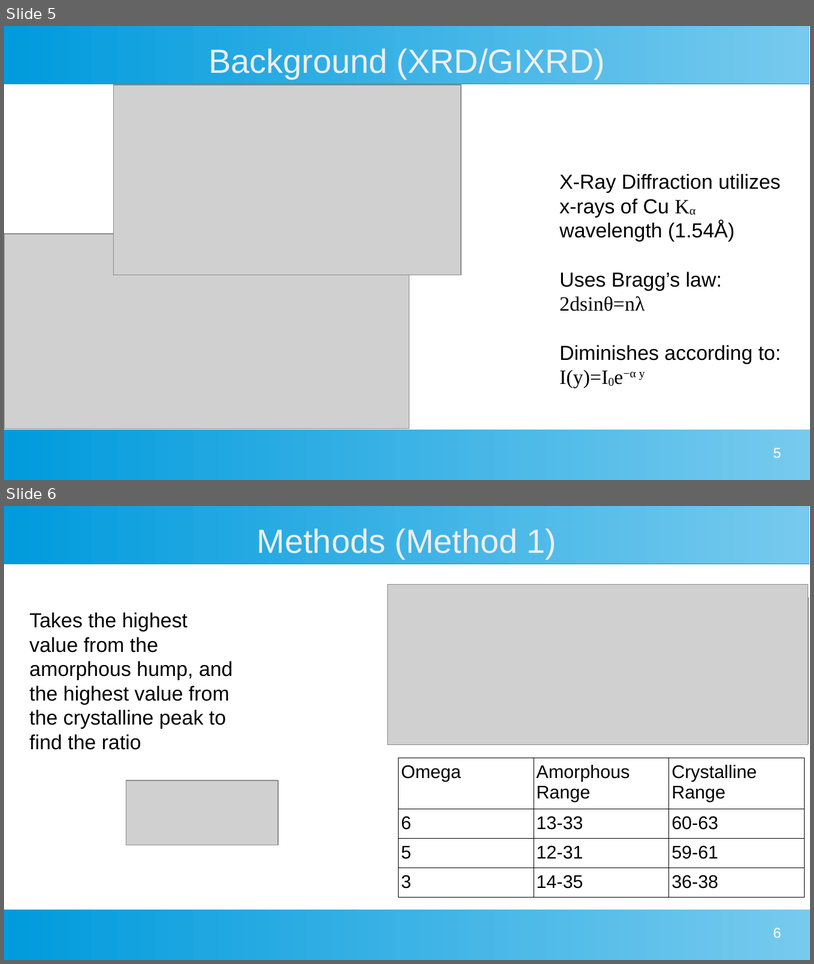
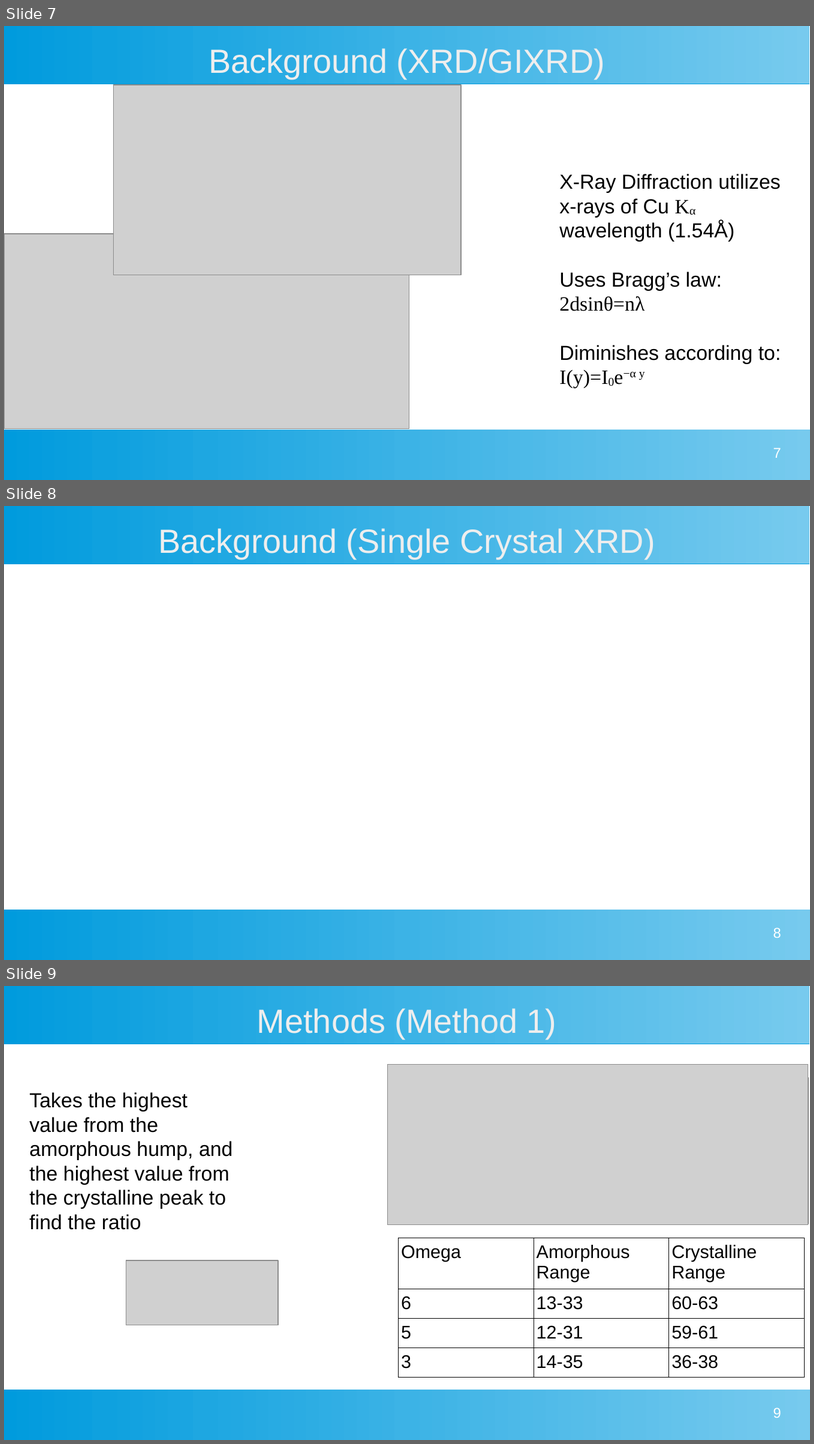
Before and after one commit to MarkS5001/GIXRD-Thesis, a slide deck: Thesis Defense Presentation.odp. Shown one above the other, each under a label of ours: slides 5 and 6 before the commit, slides 7, 8 and 9 after it. The pictures are 814x964 and 814x1444 pixels, drawn with LibreOffice and Linux fonts; fonts in the diff are those of the drawing; grey boxes stand for pictures. Boxes give left, top, right and bottom in pixels: in the first picture for what was removed or moved away, otherwise in the second. Text is boxed around its words. In the diff, an @@ line names an element or a change of style, - is before the commit and + after.

```diff
--- a/Thesis Defense Presentation.odp
+++ b/Thesis Defense Presentation.odp
@@ slide 8 added at (4, 506, 810, 960), background #FFFFFF; not listed: 2 template elements that a slide beside it also shows @@
@@ title added at (158, 528, 655, 559), 33 pt, text #EEEEEE @@
+Background (Single Crystal XRD)
@@ page number added at (774, 927, 782, 937), 14 pt, text #FFFFFF @@
+8
@@ what was slide 5 is now slide 7 @@
@@ page number at (774, 447, 782, 457): text changed @@
-5
+7
@@ what was slide 6 is now slide 9 @@
@@ page number at (774, 1407, 782, 1417): text changed @@
-6
+9
```
Also in this commit, not shown: 2 other slides added.
